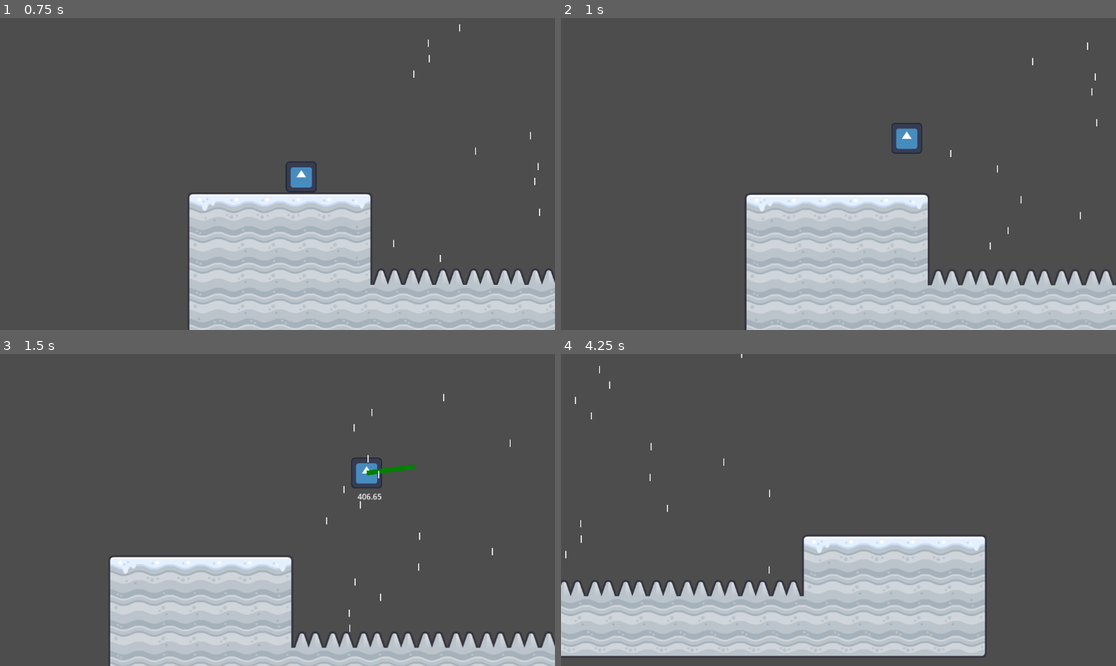
Above: before the commit, frames 1-4 (two rows, left to right).
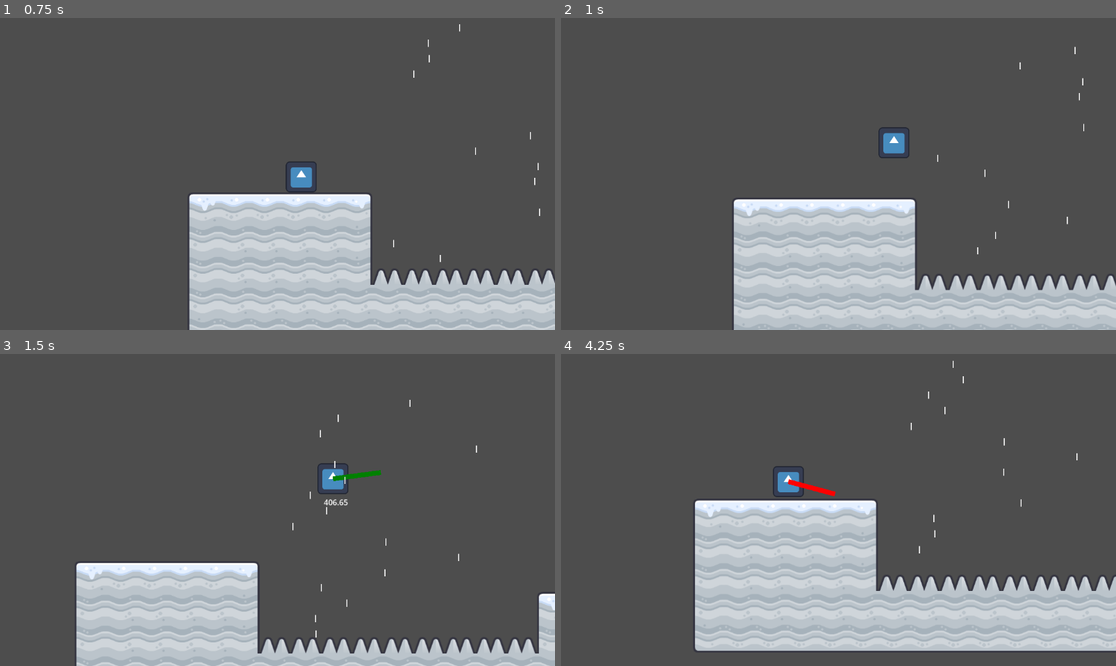
Above: after the commit, the same moments.

Repository: Emarald64/gliding-game
Game: Godot game, scene res://Scenes/main.tscn
The game is run twice, just before and just after one commit, with the same random seed, the same clock (stepped at 60 frames per second) and the same inputs. The engine's default icon, where the game draws it, is replaced by a stand-in: a white triangle on a blue panel in a dark square.
Inputs:
- Up to frame 1 (0.75 s): tap Enter at 0.5 s; hold Right (move_right) from 0.53 s (still down); hold Shift (glide) from 0.53 s (still down)
- Up to frame 2 (1 s): keep holding Right (move_right); keep holding Shift (glide); tap Space (jump) at 0.77 s
- Up to frame 3 (1.5 s): keep holding Right (move_right); release Shift (glide) at 1.28 s; tap Shift (glide) at 1.35 s
- Up to frame 4 (4.25 s): tap Space (jump) at 1.52, 3.02, 3.77 s; release Right (move_right) at 2.03 s; hold Left (move_left) 2.03-2.78 s; hold Shift (glide) 2.03-2.78 s; hold Right (move_right) from 2.78 s (still down); tap Shift (glide) at 2.85 s; hold Shift (glide) from 3.53 s (still down); tap R (respawn) at 4.15 s

Frame 1 is identical in both runs. In frame 2, 6.0% of the frame differs, in the area x 31-100%, y 7-100%; in frame 3, 9.4%; in frame 4, 24%, in the area x 0-100%, y 0-97%.

Commit message:
added camera shake

Diff:
--- /dev/null
+++ b/Scenes/camera_2d.gd
@@ -0,0 +1,23 @@
+extends Camera2D
+
+@export var decay =0.8
+@export var max_offset= Vector2(100, 75)
+@export var max_roll = 0.1
+
+var trauma = 0.0
+const trauma_power = 2
+
+# Called every frame. 'delta' is the elapsed time since the previous frame.
+func _process(delta: float) -> void:
+	#if Input.is_action_just_pressed("debug-2"):
+		#add_trauma(0.5)
+		#print("debug trauma")
+	if trauma:
+		trauma = max(trauma - decay * delta, 0.0)
+		var amount = pow(trauma, trauma_power)
+		rotation = max_roll * amount * randf_range(-1, 1)
+		offset.x = max_offset.x * amount * randf_range(-1, 1)
+		offset.y = max_offset.y * amount * randf_range(-1, 1)
+
+func add_trauma(ammount):
+	trauma=min(trauma+ammount,1.0)
--- a/Scenes/main.tscn
+++ b/Scenes/main.tscn
@@ -1,7 +1,8 @@
-[gd_scene load_steps=6 format=4 uid="uid://b0af8ukty010e"]
+[gd_scene load_steps=7 format=4 uid="uid://b0af8ukty010e"]
 
 [ext_resource type="Texture2D" uid="uid://doh3q2uvw10ld" path="res://Assets/spritesheet-tiles-default.png" id="2_8gbba"]
 [ext_resource type="PackedScene" uid="uid://da8lq01v6vb0c" path="res://Scenes/player.tscn" id="2_bo1nx"]
+[ext_resource type="Script" uid="uid://dtc1og1rqf3a2" path="res://Scenes/camera_2d.gd" id="2_jjvhh"]
 [ext_resource type="PackedScene" uid="uid://4uyh6h8qxsii" path="res://Scenes/glide_booster.tscn" id="3_8gbba"]
 
 [sub_resource type="TileSetAtlasSource" id="TileSetAtlasSource_jjvhh"]
@@ -167,9 +168,9 @@
 
 [node name="Camera2D" type="Camera2D" parent="Player"]
 limit_enabled = false
-position_smoothing_enabled = true
 drag_horizontal_enabled = true
 drag_vertical_enabled = true
+script = ExtResource("2_jjvhh")
 
 [node name="TileMapLayer" type="TileMapLayer" parent="."]
 tile_map_data = PackedByteArray("AAAFAAoAAAADAAkAAAAFAAkAAAADAAYAAAAFAAgAAAADAAQAAAAFAAcAAAADAAQAAAAFAAYAAAADAAEAAAAEAA …(1216 unchanged characters)…
--- a/Scenes/player.gd
+++ b/Scenes/player.gd
@@ -120,6 +120,7 @@
 func respawn()->void:
 	global_position=checkpoint.global_position
 	velocity=Vector2.ZERO
+	$Camera2D.add_trauma(0.2)
 	if gliding:stopGlide()
 
 func stopGlide()->void:
Not shown, added: Scenes/camera_2d.gd.uid
